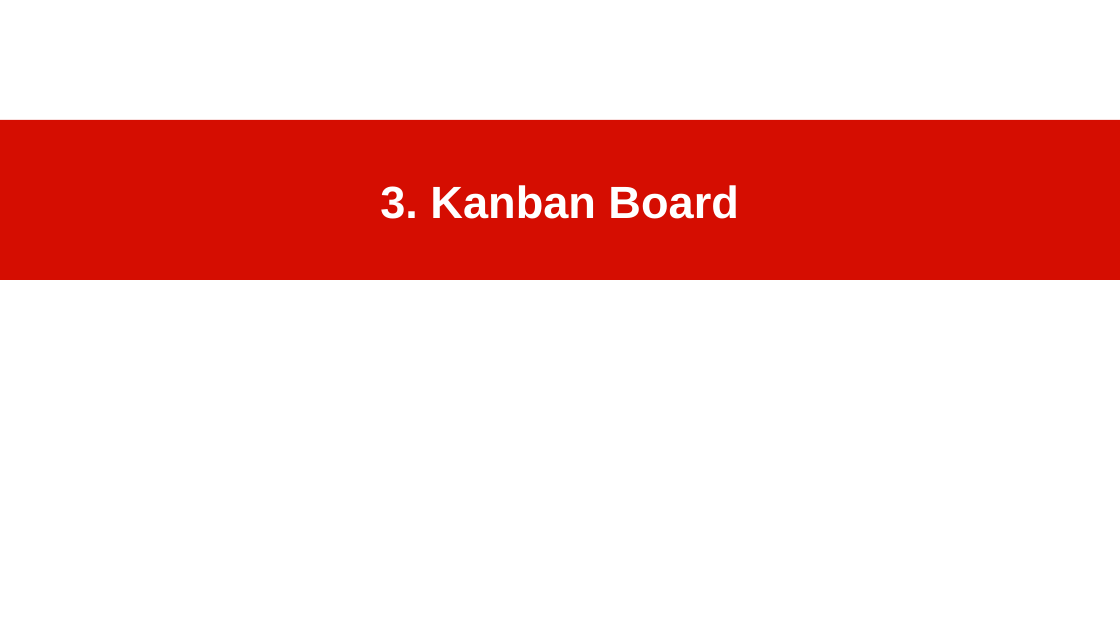
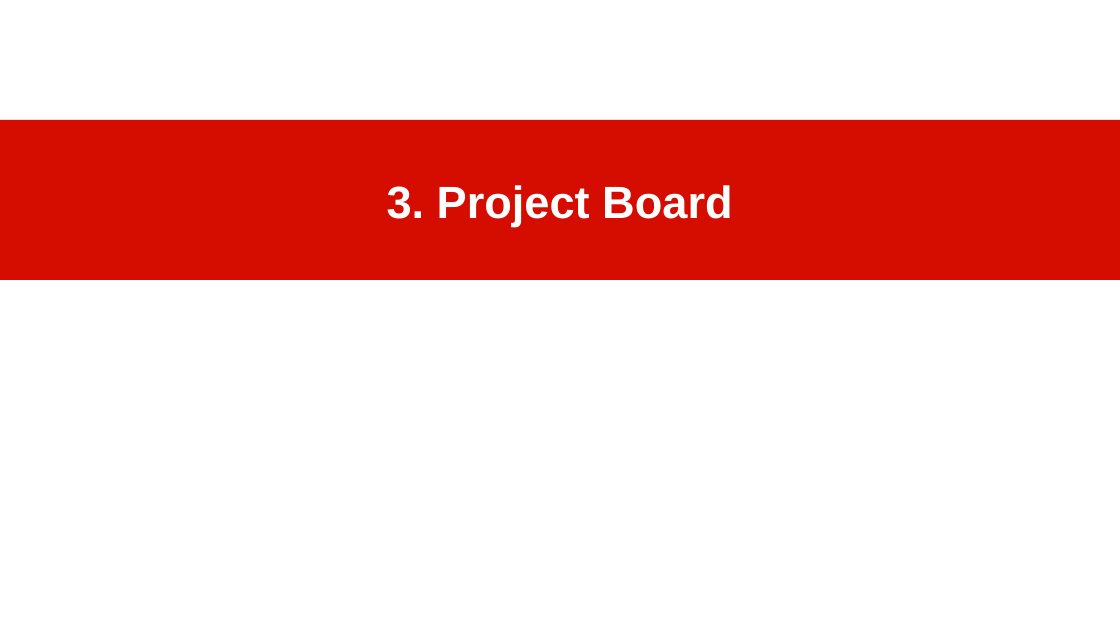
Before and after one commit to dirkriehle/amos-course, a slide deck: slide 15 of Lecture slides/AMOS A02 - Project Setup.odp. Drawn at 1120x630 pixels with LibreOffice and Linux fonts; fonts in the diff are those of the drawing. Boxes give left, top, right and bottom in pixels: in the first picture for what was removed or moved away, otherwise in the second. Text is boxed around its words. In the diff, an @@ line names an element or a change of style, - is before the commit and + after.

Commit message:
Changed kanban to project board where applicable

```diff
--- a/Lecture slides/AMOS A02 - Project Setup.odp
+++ b/Lecture slides/AMOS A02 - Project Setup.odp
@@ title at (387, 185, 732, 226): text changed @@
-3. Kanban Board
+3. Project Board
```
Also in this commit, not shown: 4 other slides changed, 5 other files.
